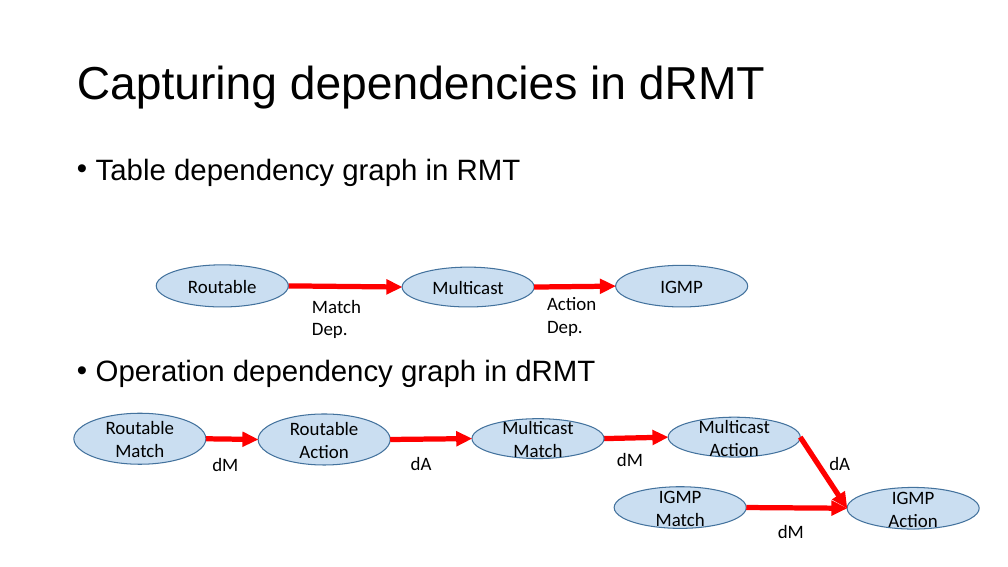
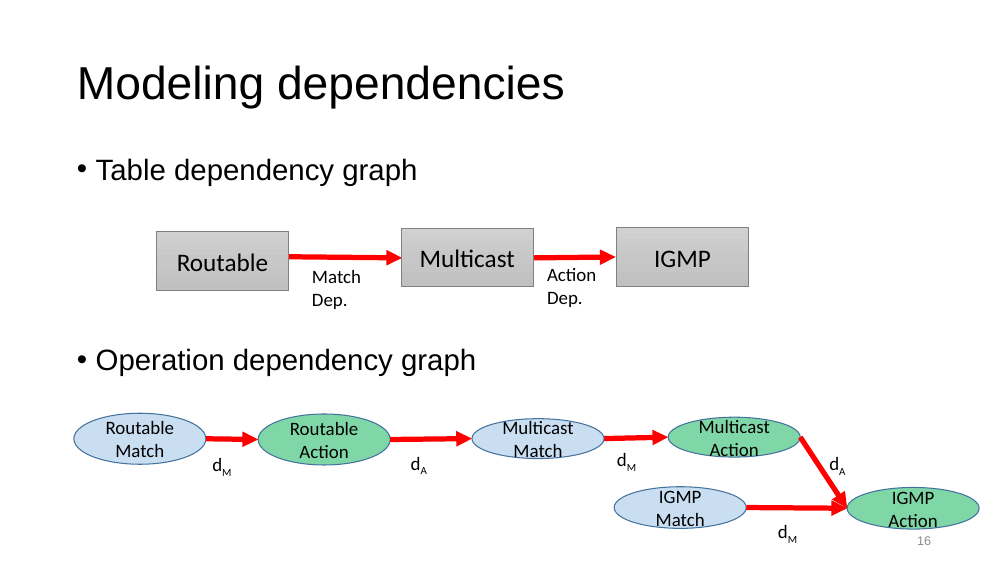
Before and after one commit to anirudhSK/drmt_talk, a slide deck: slide 16 of drmt.pptx. Drawn at 1008x567 pixels with LibreOffice and Linux fonts; fonts in the diff are those of the drawing. Boxes give left, top, right and bottom in pixels: in the first picture for what was removed or moved away, otherwise in the second. Text is boxed around its words. In the diff, an @@ line names an element or a change of style, - is before the commit and + after.

```diff
--- a/drmt.pptx
+++ b/drmt.pptx
@@ title at <box>77,65,565,109</box>: text changed @@
-Capturing dependencies in dRMT
+Modeling dependencies
@@ text at <box>96,158,476,376</box>: text changed @@
-• Table dependency graph in RMT
-• Operation dependency graph in dRMT
+• Table dependency graph
+• Operation dependency graph
@@ rectangle "Routable": place and size @@
-rectangle "Routable" at <box>157,265,289,307</box>
+rectangle "Routable" at <box>157,231,288,290</box>
@@ size 18 to 24 pt; ellipse to rectangle; fill #5B9BD5 at 32% opacity to gradient #D2D2D2 to #C8C8C8 to #C0C0C0; outline #43739E 1 pt to #808080 0.5 pt in 3 elements at <box>157,231,288,290</box>, <box>617,228,749,287</box>, <box>402,228,533,287</box> @@
@@ rectangle "Multicast": place and size @@
-rectangle "Multicast" at <box>402,267,535,307</box>
+rectangle "Multicast" at <box>402,228,533,287</box>
@@ rectangle "IGMP": place and size @@
-rectangle "IGMP" at <box>616,265,748,307</box>
+rectangle "IGMP" at <box>617,228,749,287</box>
@@ 2 texts, 2 arrows: place and size @@
-2 texts, 2 arrows at <box>288,286,616,338</box>
+2 texts, 2 arrows at <box>288,257,616,309</box>
@@ text "dA" at <box>403,448,436,478</box>: now subscript in "dA" @@
@@ text "dA" at <box>822,448,854,479</box>: now subscript in "dA" @@
@@ fill #5B9BD5 at 32% opacity to #00B050 at 50% opacity in 3 elements at <box>258,414,390,465</box>, <box>668,417,801,457</box>, <box>847,488,979,529</box> @@
@@ now subscript in "dM" in 3 elements at <box>205,449,241,479</box>, <box>609,445,646,475</box>, <box>771,516,807,546</box> @@
@@ page number added at <box>917,536,931,545</box>, 12 pt, text #8C8C8C @@
+16
```
Also in this commit, not shown: 19 other slides changed, 6 slides added, 13 slides removed, 2 other files.
